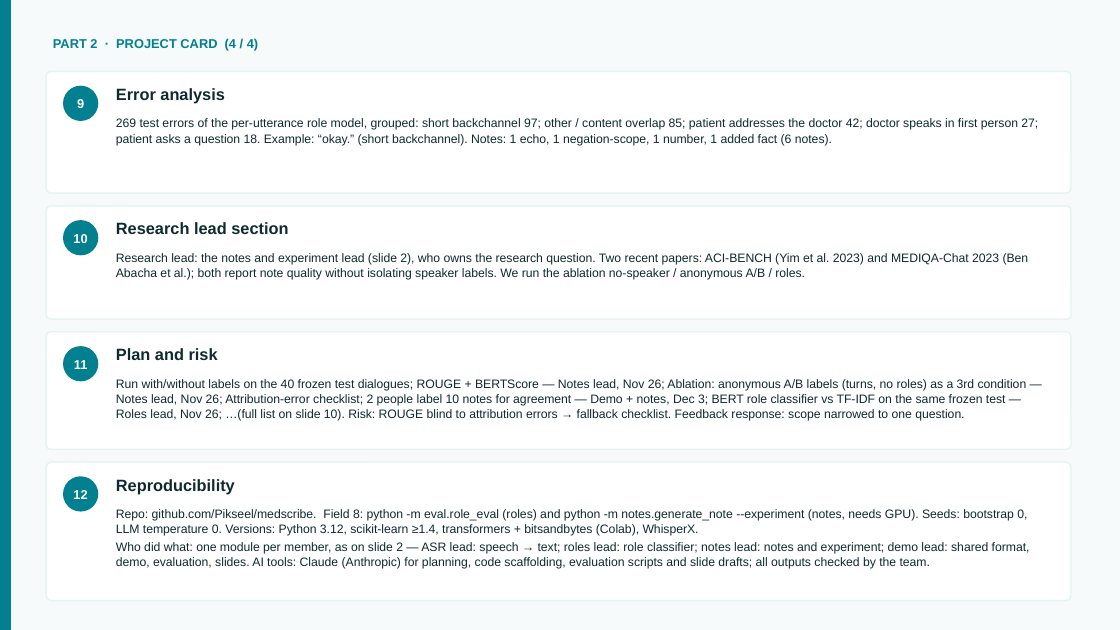
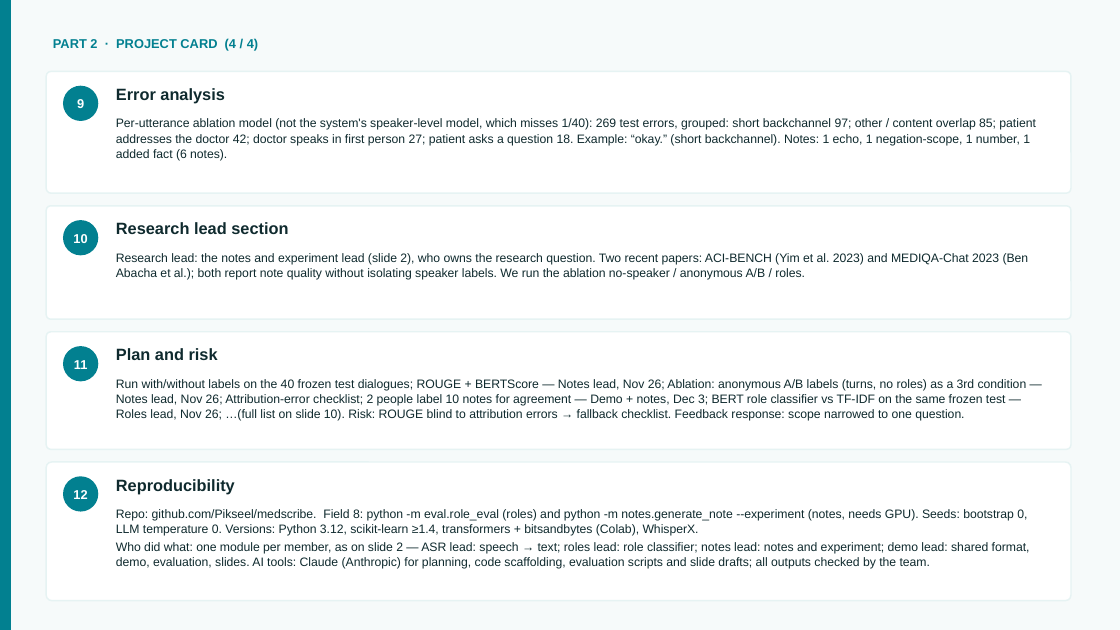
Before and after one commit to Pikseel/medscribe, a slide deck: slide 14 of results/medscribe_midproject.pptx. Drawn at 1120x630 pixels with LibreOffice and Linux fonts; fonts in the diff are those of the drawing. Boxes give left, top, right and bottom in pixels: in the first picture for what was removed or moved away, otherwise in the second. Text is boxed around its words. In the diff, an @@ line names an element or a change of style, - is before the commit and + after.

```diff
--- a/results/medscribe_midproject.pptx
+++ b/results/medscribe_midproject.pptx
@@ text at (116,118,1036,161): text changed @@
-269 test errors of the per-utterance role model, grouped: short backchannel 97; other / content overlap 85; patient addresses the doctor 42; doctor speaks in first person 27; patient asks a question 18. Example: “okay.” (short backchannel). Notes: 1 echo, 1 negation-scope, 1 number, 1 added fact (6 notes).
+Per-utterance ablation model (not the system's speaker-level model, which misses 1/40): 269 test errors, grouped: short backchannel 97; other / content overlap 85; patient addresses the doctor 42; doctor speaks in first person 27; patient asks a question 18. Example: “okay.” (short backchannel). Notes: 1 echo, 1 negation-scope, 1 number, 1 added fact (6 notes).
```
Also in this commit, not shown: 7 other slides changed, 4 other files.
